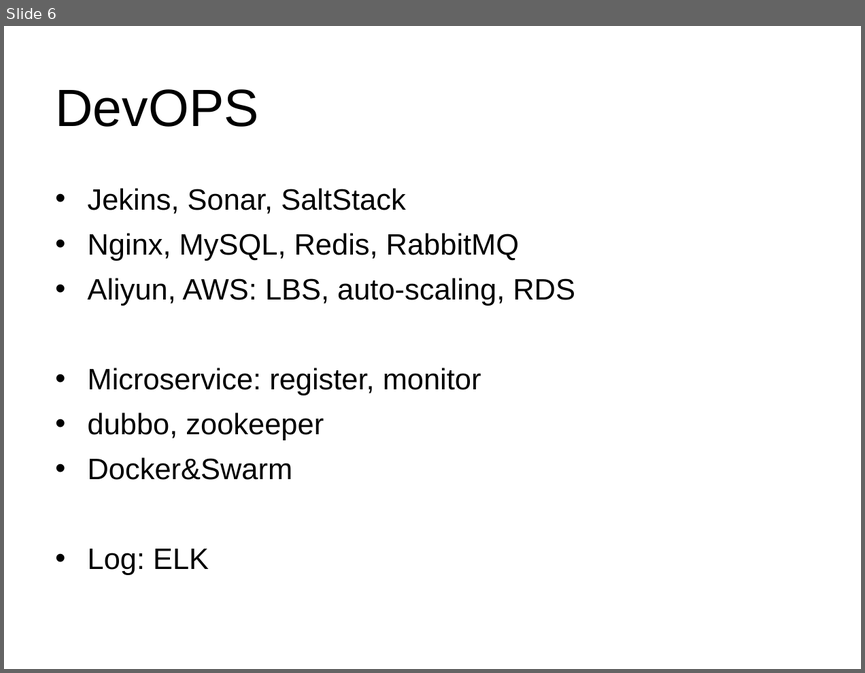
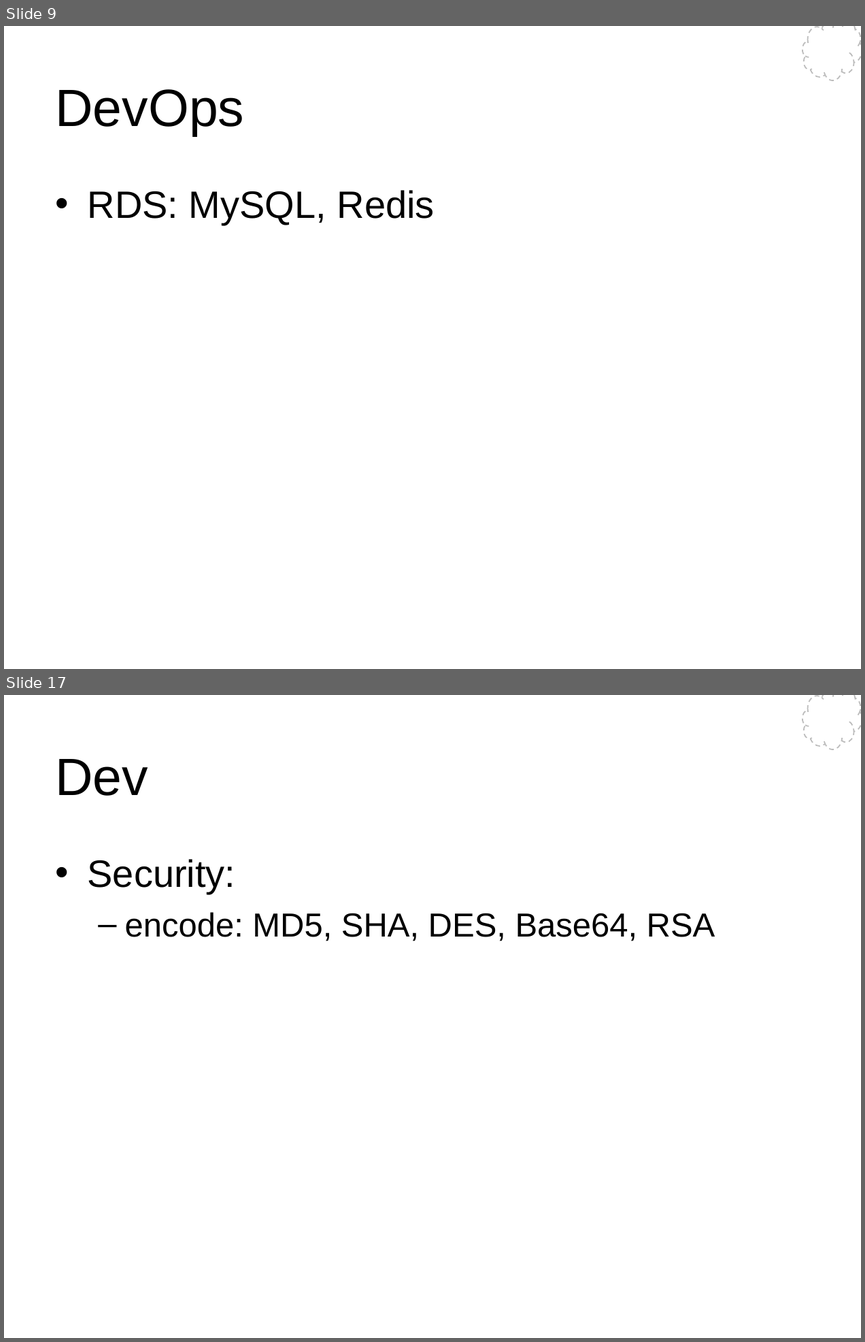
Before and after one commit to Wang-Ray/notes, a slide deck: Architect Pilates.ppt. Shown one above the other, each under a label of ours: slide 6 before the commit, slides 9 and 17 after it; the slides between them are not shown. The pictures are 865x673 and 865x1342 pixels, drawn with LibreOffice and Linux fonts; fonts in the diff are those of the drawing; background and template pictures are left out. Boxes give left, top, right and bottom in pixels: in the first picture for what was removed or moved away, otherwise in the second. Text is boxed around its words. In the diff, an @@ line names an element or a change of style, - is before the commit and + after.

```diff
--- a/Architect Pilates.ppt
+++ b/Architect Pilates.ppt
@@ slide 17 added at <box>4,695,861,1338</box>, background #FFFFFF; not listed: 1 template element that a slide beside it also shows @@
@@ title added at <box>55,759,148,796</box>, 44 pt, text #000000 @@
+Dev
@@ text added at <box>88,859,715,941</box>, 28 pt, text #000000 @@
+• Security:
+  – encode: MD5, SHA, DES, Base64, RSA
@@ what was slide 6 is now slide 9 @@
@@ slide 9 changed as well @@
@@ freeform shape added at <box>802,26,861,81</box>, fill #FFFFFF, outline #BCBCBC 0.99 pt dashed @@
@@ title at <box>55,89,244,136</box>: text changed @@
-DevOPS
+DevOps
@@ text at <box>88,190,434,225</box>: text changed; size 24.8 to 32 pt @@
-• Jekins, Sonar, SaltStack
-• Nginx, MySQL, Redis, RabbitMQ
-• Aliyun, AWS: LBS, auto-scaling, RDS
-• Microservice: register, monitor
-• dubbo, zookeeper
-• Docker&Swarm
-• Log: ELK
+• RDS: MySQL, Redis
```
Also in this commit, not shown: 7 other slides changed, 20 other slides added, 1 slide removed, 1 other file.
